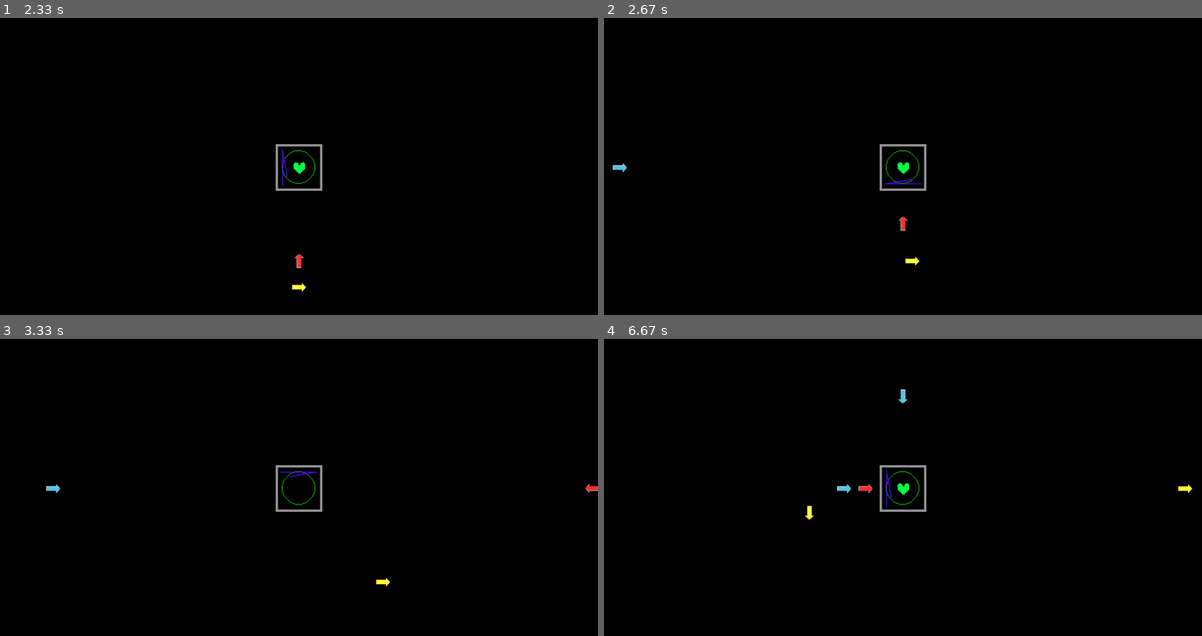
Above: before the commit, frames 1-4 (two rows, left to right).
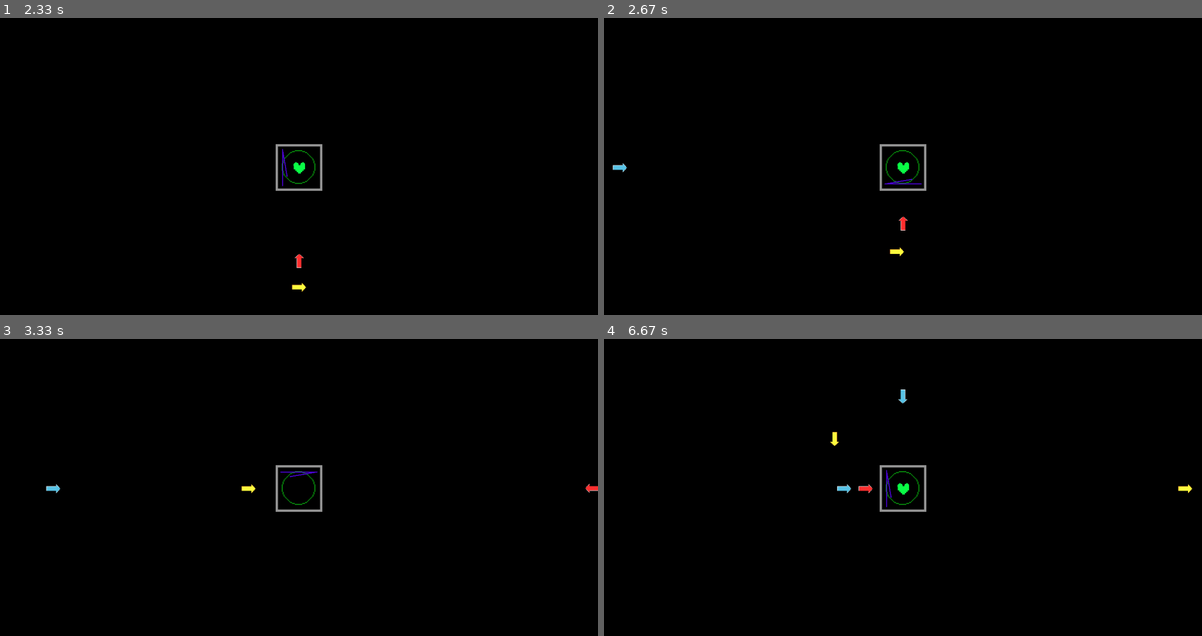
Above: after the commit, the same moments.

Repository: CharlesHsu-noob/fuckUpygame
Game: pygame game, started from charles_noob_practice/easter_egg.py
Same seed, same stepped clock (60 frames per second), same inputs: the game is played once before the commit and once after it.
Inputs:
- Up to frame 1 (2.33 s): hold W 0.83-1.3 s; hold D 1.33-1.8 s; hold A from 1.83 s (still down)
- Up to frame 2 (2.67 s): release A at 2.37 s; hold S from 2.4 s (still down)
- Up to frame 3 (3.33 s): release S at 2.7 s; hold A 2.73-3.13 s; hold W from 3.17 s (still down)
- Up to frame 4 (6.67 s): release W at 3.53 s; hold D 3.57-4.2 s; hold S 4.23-4.6 s; hold A 4.63-5.1 s; hold D 5.13-5.6 s; hold W 5.63-5.93 s; hold D 5.97-6.43 s; hold A from 6.47 s (still down)

Frame 1 is identical in both runs. In frame 2, less than 0.1% of the frame differs, in the area x 47-53%, y 77-84%; in frame 3, less than 0.1%, in the area x 40-66%, y 48-84%; in frame 4, less than 0.1%.

Commit message:
undyne battle 95%

Diff:
--- a/charles_noob_practice/archive/practice1.py
+++ b/charles_noob_practice/archive/practice1.py
@@ -14,6 +14,7 @@
 
 #pg.draw.rect(bg,(0,0,255),(50,50,100,100),2) #blue rectangle
 #pg.draw.circle(bg,(255,0,0),(200,200),50) #red circle
+
 #pg.draw.line(bg,(0,255,0),(300,300),(400,400),5) #green line
 title=pg.font.SysFont("arial",72)
 titletext=title.render("FUCK U PYTHON",True,(0,0,0)) #black text
--- a/charles_noob_practice/setup.py
+++ b/charles_noob_practice/setup.py
@@ -29,7 +29,7 @@
 
 def object_setup(state_pos,w,h,game):
     #pause
-    game.defaultvol=0.0
+    game.defaultvol=0.1
     game.volume_rail=xo.sliderRailObject(pd.volume_rail_path,(w/2,h/2),(300,10))
     game.volume_twist=xo.sliderTwistObject(pd.volume_twist_path,(w/2,h/2),(10,27),0.0,0.4,game.defaultvol,game.volume_rail)
     game.pause_sprites.add(game.volume_rail)
--- a/charles_noob_practice/undyne_fight.py
+++ b/charles_noob_practice/undyne_fight.py
@@ -215,18 +215,19 @@
     def __init__(self,picture_path,game) -> None:
         super().__init__()
         size=(30,20)
-        self.image=pg.transform.scale(pg.image.load(picture_path).convert_alpha(),size)
-        angle=[0,90,180,270]#箭頭方向  0:向右  90:向上  180:向左  270:向下
-        pos_angle=[180,270,0,90]
+        self.original_image=pg.transform.scale(pg.image.load(picture_path).convert_alpha(),size)
+
+        angle=[0.0,90.0,180.0,270.0]#箭頭方向  0:向右  90:向上  180:向左  270:向下
+        pos_angle=[180.0,90.0,0.0,270.0]
         #where_apper=["left","bottom","right","top"]#從哪裡出現
-        where_apper_pos=[(0,game.h/2),
+        where_apper_pos=[(0.0,game.h/2),
                          (game.w/2,game.h),
                          (game.w,game.h/2),
-                         (game.w/2,0)]
+                         (game.w/2,0.0)]
 
         self.real_index=random.randint(0,3)#真正的行進方向
         self.angle=angle[self.real_index]#箭頭方向兼表示正確方位
-        self.image=pg.transform.rotate(self.image,self.angle)
+        self.image=pg.transform.rotate(self.original_image,self.angle)
 
         #不會發生箭頭方向跟出現方位匹配
         self.wrong_index=random.randint(0,3)
@@ -240,19 +241,24 @@
         self.state="wrong direct straight"
         #wrong direct straight / rotate to right direct / right direct straight
 
-        # 用來製作旋轉動畫的變
-        self.current_deg=angle[self.wrong_index]
+        # 用來製作旋轉動畫的變數
+        self.current_deg=pos_angle[self.wrong_index]
         self.target_deg=pos_angle[self.real_index]
-        self.r=200
-        self.rotation_speed=20
-
-        print("(real,wrong)angle:",self.target_deg,self.current_deg,
-              "index:",self.real_index,self.wrong_index)
+        self.r=180
+        self.rotation_speed=4
+
+        # 保存中心點位置（用於圓周運動）
+        self.center_x = self.apper_pos[0]
+        self.center_y = self.apper_pos[1]
+
+        #print("(real,wrong)angle:",self.target_deg,self.current_deg,
+        #      "index:",self.real_index,self.wrong_index)
 
     def _smooth_rotate(self):
+        #print("current,target:", self.current_deg, self.target_deg)
         # 計算當前角度和目標角度之間最短的路徑差值
         delta_deg = self.target_deg - self.current_deg
-
+        #print("delta_deg:",delta_deg)
         # 處理循環：確保旋轉不會繞遠路 (例如從 10度到 350度，應該逆時針轉 20度，而不是順時針轉 340度)
         if delta_deg > 180:
             delta_deg -= 360
@@ -265,26 +271,32 @@
             self.current_deg += self.rotation_speed# 順時針(Pygame正)
         else:
             self.current_deg -=self.rotation_speed# 逆時針(Pygame負)
+
         # 5. 校正 current_deg，確保它維持在 0 到 360 之間
-        #self.current_deg %= 360
+        self.current_deg %= 360
 
     def update(self,game) -> tuple[int,bool,bool]:#damage,shield_flash,heart_flash
-        self._smooth_rotate()
-        '''if self.state=="rotate to right direct":
-            #self._smooth_rotate()
+        if self.state=="rotate to right direct":
+            self._smooth_rotate()
             #self.current_deg=self.last_deg+self.rotation_speed
             if self.current_deg==self.target_deg:
                 self.state="right direct straight"
+                if self.real_index==0 or 2:
+                    self.center_y=game.h/2
+                elif self.real_index==1 or 3:
+                    self.center_x=game.w/2
                 return 0,False,False
-            return 0,False,False'''
+            return 0,False,False
 
         dx=[self.v,0,-self.v,0]
         dy=[0,-self.v,0,self.v]
 
         if self.state=="wrong direct straight":
-            self.rect.centerx+=dx[self.wrong_index]
-            self.rect.centery+=dy[self.wrong_index]
-            if abs(self.rect.centerx-game.w/2)+abs(self.rect.centery-game.h/2)<=self.r:
+            self.center_x+=dx[self.wrong_index]
+            self.center_y+=dy[self.wrong_index]
+            self.rect.centerx=self.center_x
+            self.rect.centery=self.center_y
+            if abs(self.center_x-game.w/2)+abs(self.center_y-game.h/2)<=self.r:
                 self.state="rotate to right direct"
             return 0,False,False
         elif self.state=="rotate to right direct":
@@ -294,29 +306,31 @@
             return 0,False,False
 
         if self.state=="right direct straight":
-            self.rect.centerx+=dx[self.real_index]
-            self.rect.centery+=dy[self.real_index]
+            self.center_x+=dx[self.real_index]
+            self.center_y+=dy[self.real_index]
+            self.rect.centerx=self.center_x
+            self.rect.centery=self.center_y
 
         if pg.sprite.collide_rect(game.shield,self):
             game.arrow_hit_shield.play()
-            game.bullet_counter-=1
+            game.special_bullet_counter-=1
             self.kill()
             return 0,True,False
         elif pg.sprite.collide_mask(game.heart,self):
             #放音效
-            game.bullet_counter-=1
+            game.special_bullet_counter-=1
             self.kill()
             return 1,False,True
         else:return 0,False,False
 
     def draw(self,game):
-        rad = math.radians(self.current_deg)
-        self.x = game.w / 2 + math.cos(rad) * self.r
-        self.y = game.h / 2 + math.sin(rad) * self.r
-        #self.mask = pg.mask.from_surface(out_image)
-        rect = self.image.get_rect(center=(self.x, self.y))
-        #rect=(self.x,self.y)
-        self.rect=rect
+        if self.state=="rotate to right direct":
+            rad = math.radians(self.current_deg)
+            self.center_x = game.w / 2 + math.cos(rad) * self.r
+            self.center_y = game.h / 2 + math.sin(rad) * self.r
+            self.rect.centerx = self.center_x
+            self.rect.centery = self.center_y
+
         game.screen.blit(self.image, self.rect)
 
 #AI
@@ -445,6 +459,7 @@
     for special in game.special_bullet.sprites():
         damage,shield_flash,heart_flash=special.update(game)
         game.shield.flash(game,shield_flash)
+        special.draw(game)
         if heart_flash:
             game.heart.take_damage(game,damage)
 
@@ -454,7 +469,7 @@
     game.shield.draw(game)
     game.bullet.draw(game.screen)
     game.buttle_tick+=1
-    game.special_bullet.draw(game.screen)
+    #game.special_bullet.draw(game.screen)
     game.special_buttle_tick+=1
     if game.shield_tick>=12:
         game.shield_tick=0
